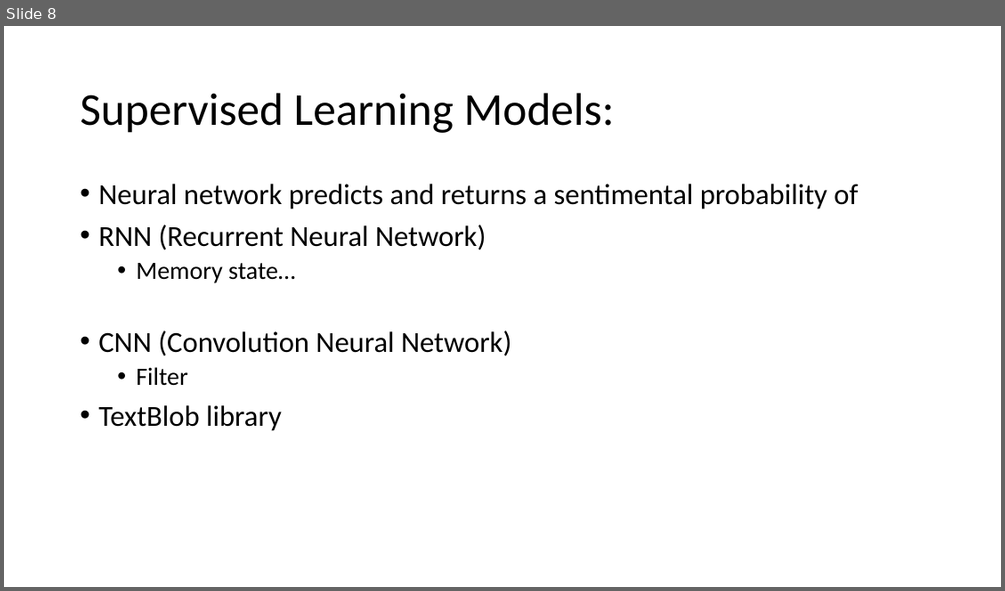
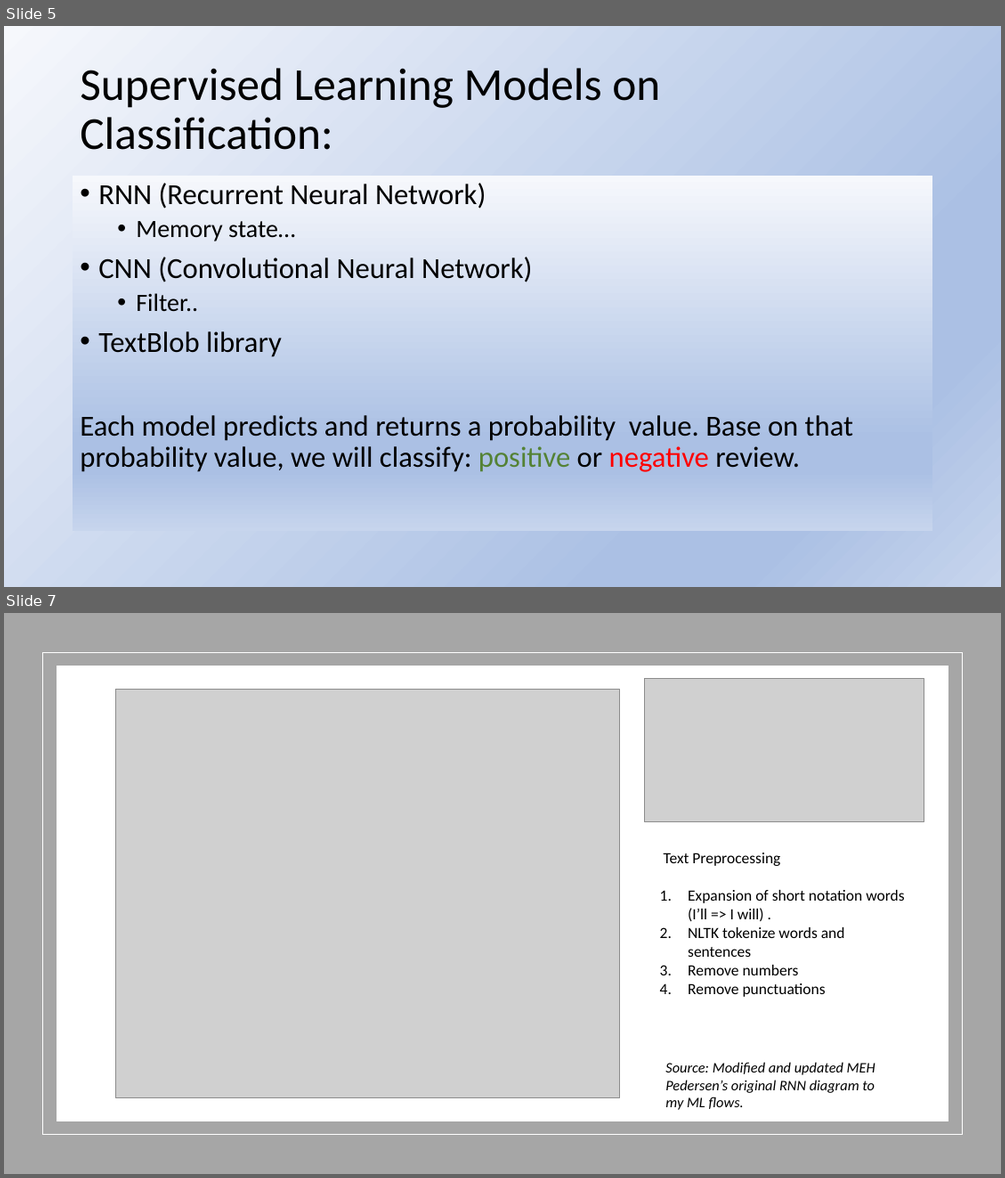
Before and after one commit to tonenguyen/NLP, a slide deck: SentimentalAnalysis.pptx. Shown one above the other, each under a label of ours: slide 8 before the commit, slides 5 and 7 after it; the slides between them are not shown. The pictures are 1005x591 and 1005x1178 pixels, drawn with LibreOffice and Linux fonts; fonts in the diff are those of the drawing; grey boxes stand for pictures. Boxes give left, top, right and bottom in pixels: in the first picture for what was removed or moved away, otherwise in the second. Text is boxed around its words. In the diff, an @@ line names an element or a change of style, - is before the commit and + after.

Commit message:
Deep Learning

```diff
--- a/SentimentalAnalysis.pptx
+++ b/SentimentalAnalysis.pptx
@@ slide 7 added at <box>4,613,1001,1174</box>, background gradient #F6F8FC to #ABC0E4 to #C7D5ED @@
@@ rectangle added at <box>4,613,1001,1174</box>, fill #A6A6A6 @@
@@ rectangle added at <box>43,653,962,1135</box>, outline #FFFFFF 1 pt @@
@@ rectangle added at <box>57,666,948,1121</box>, fill #FFFFFF @@
@@ picture added at <box>116,690,619,1097</box> @@
@@ picture added at <box>644,678,923,821</box> @@
@@ text added at <box>663,852,904,997</box>, 15 pt, text #000000 @@
+Text Preprocessing
+1. Expansion of short notation words (I’ll => I will) .
+2. NLTK tokenize words and sentences
+3. Remove numbers
+4. Remove punctuations
@@ text added at <box>665,1062,875,1110</box>, 14 pt, text #000000, italic @@
+Source: Modified and updated MEH Pedersen’s original RNN diagram to my ML flows.
@@ what was slide 8 is now slide 5 @@
@@ slide 5 changed as well @@
@@ background #FFFFFF to gradient #F6F8FC to #ABC0E4 to #C7D5ED @@
@@ title at <box>80,68,660,150</box>: text changed @@
-Supervised Learning Models:
+Supervised Learning Models on Classification:
@@ text "RNN (Recurrent Neural Network)": place and size @@
-text "RNN (Recurrent Neural Network)" at <box>98,184,858,431</box>
+text "RNN (Recurrent Neural Network)" at <box>73,176,933,532</box>
@@ text "RNN (Recurrent Neural Network)" at <box>73,176,933,532</box>: fill none to gradient #F6F8FC to #ABC0E4 to #C7D5ED @@
@@ text at <box>98,184,858,209</box>: paragraph removed @@
-• Neural network predicts and returns a sentimental probability of
@@ text at <box>98,257,532,311</box>: text changed @@
-• CNN (Convolution Neural Network)
-  • Filter
+• CNN (Convolutional Neural Network)
+  • Filter..
@@ text at <box>80,415,853,472</box>: paragraph added @@
+Each model predicts and returns a probability value. Base on that probability value, we will classify: positive or negative review.
```
Also in this commit, not shown: 9 other slides changed, 6 other slides added, 3 slides removed, 13 other files.
